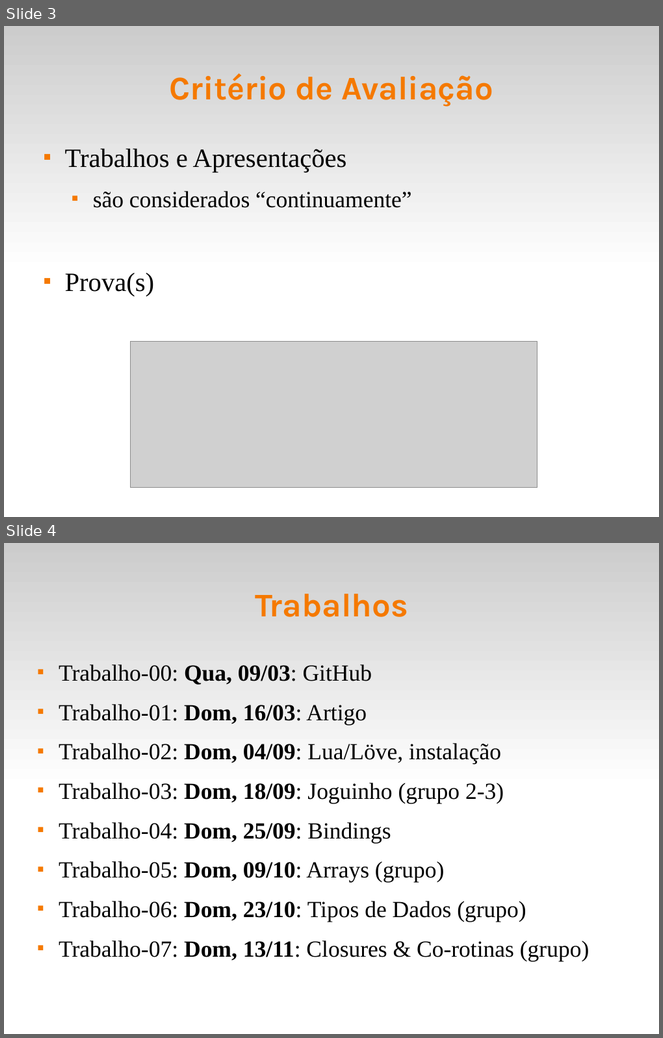
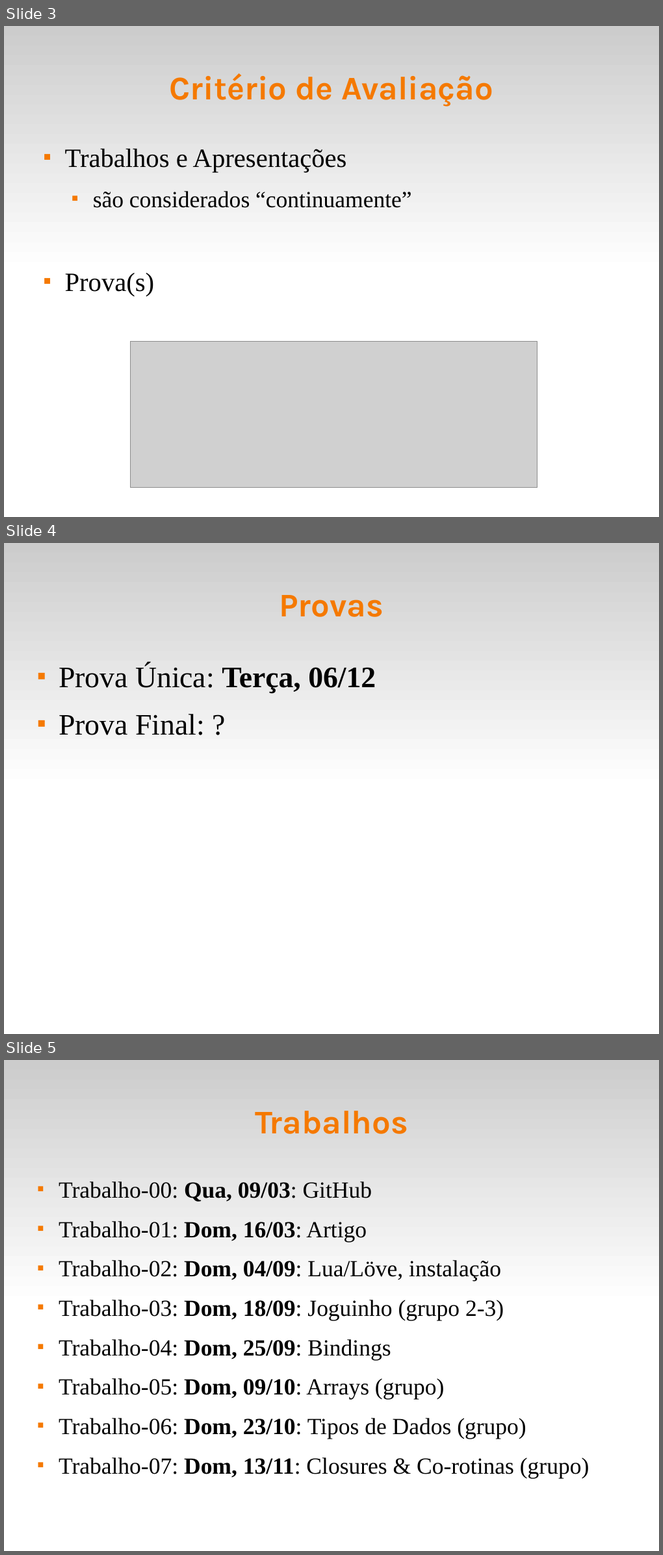
Before and after one commit to fsantanna-uerj/EDL, a slide deck: slides/edl-00.odp. Shown one above the other, each under a label of ours: slides 3 and 4 before the commit, slides 3, 4 and 5 after it. The pictures are 663x1038 and 663x1555 pixels, drawn with LibreOffice and Linux fonts; fonts in the diff are those of the drawing; grey boxes stand for pictures. Boxes give left, top, right and bottom in pixels: in the first picture for what was removed or moved away, otherwise in the second. Text is boxed around its words. In the diff, an @@ line names an element or a change of style, - is before the commit and + after.

```diff
--- a/slides/edl-00.odp
+++ b/slides/edl-00.odp
@@ slide 4 added at (x1=4, y1=543, x2=659, y2=1034), background #FFFFFF; not listed: 1 template element that a slide beside it also shows @@
@@ title added at (x1=280, y1=595, x2=384, y2=617), 40 pt, text #F57900, bold @@
+Provas
@@ text added at (x1=59, y1=665, x2=376, y2=735), 36 pt, text #000000 @@
+■ Prova Única: Terça, 06/12
+■ Prova Final: ?
@@ what was slide 4 is now slide 5 @@
```
Also in this commit, not shown: 1 other file.
